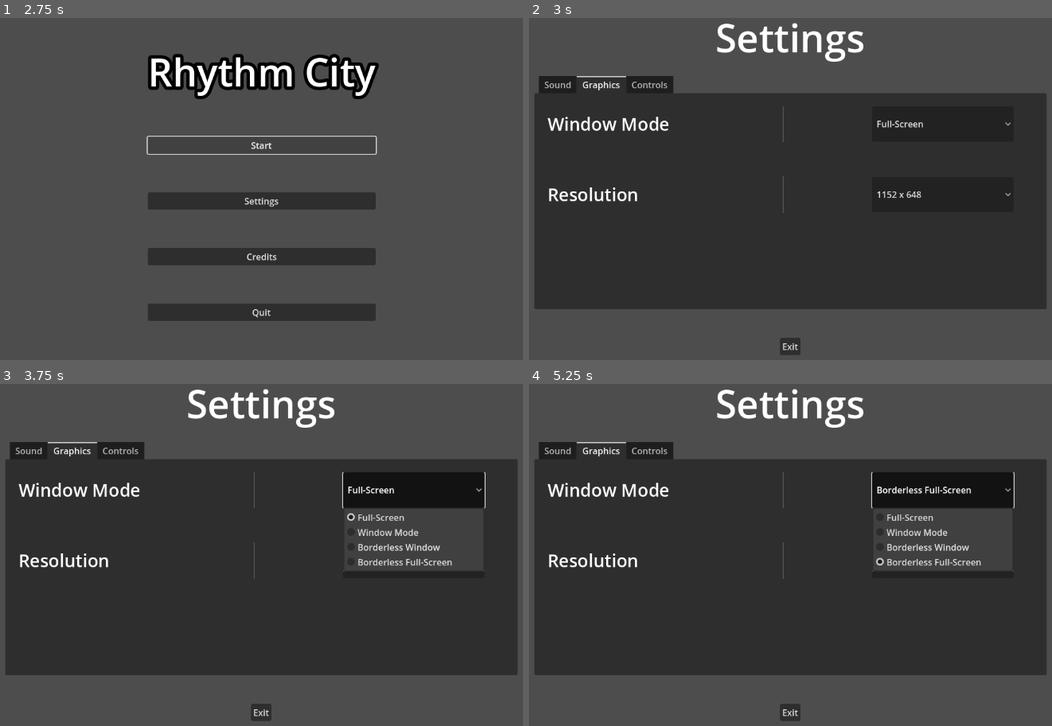
Above: before the commit, frames 1-4 (two rows, left to right).
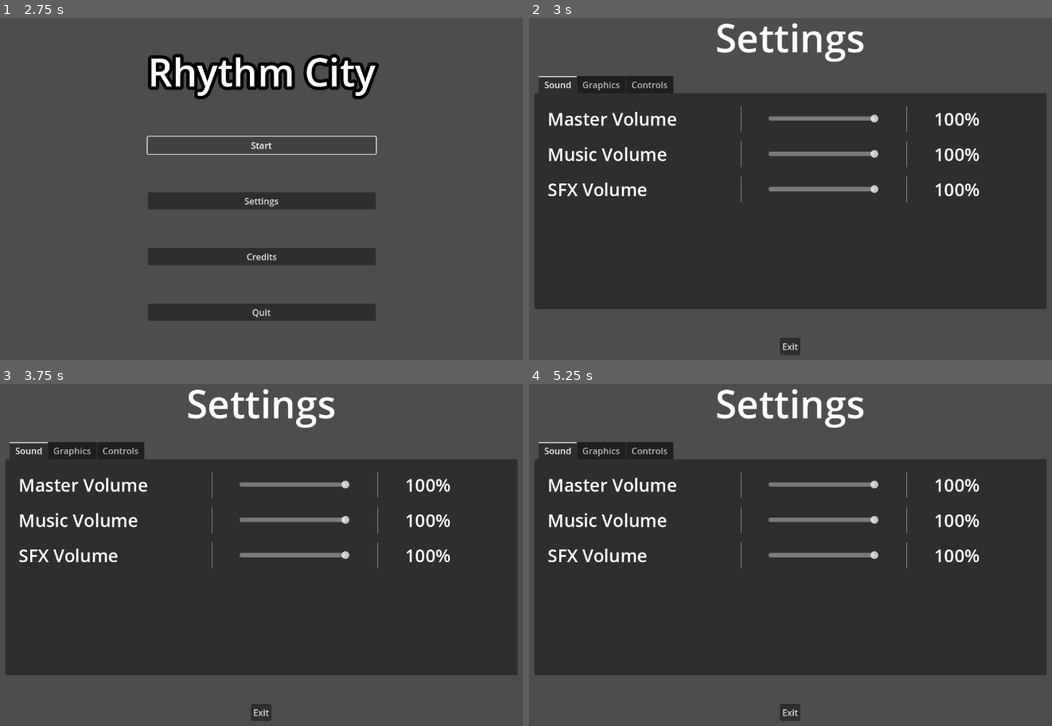
Above: after the commit, the same moments.

Repository: Hawkrex/ProjectRhythmCity-BbqJam25
Game: Godot game, scene res://start-menu.tscn
Same seed, same stepped clock (60 frames per second), same inputs: the game is played once before the commit and once after it. The project has no main scene, so this scene is started directly.
Inputs (mouse positions are in pixels of both pictures, inside the frame that each line leads up to):
- Up to frame 1 (2.75 s): click "Start" at 0.5 s; click "Start" at 1.25 s; click "Start" at 2 s
- Up to frame 2 (3 s): click "Settings" at 2.75 s
- Up to frame 3 (3.75 s): click (413, 490) at 3.5 s, where only the run before the commit has a clickable "Full-Screen"
- Up to frame 4 (5.25 s): click (942, 561) at 4.25 s, where only the run before the commit has a clickable "1152 x 648"; click (942, 490) at 5 s, where only the run before the commit has a clickable "Borderless Full-Screen"

Frame 1 is identical in both runs. In frame 2, 3.5% of the frame differs, in the area x 1-93%, y 16-57%; in frame 3, 6.5%; in frame 4, 6.5%.

Commit message:
Background music + Audio settings
Added a background music to the main menu + Added audio settings and audio buses

Diff:
--- /dev/null
+++ b/GodotProject/Settings/audio_settings_slider.gd
@@ -0,0 +1,35 @@
+extends Control
+
+@onready var audio_name_label: Label = $HBoxContainer/audio_name_label
+@onready var h_slider: HSlider = $HBoxContainer/HSlider
+@onready var audio_num_label: Label = $HBoxContainer/audio_num_label
+
+# allow to choose an audio bus to modify
+@export_enum("Master", "Music", "SFX") var bus_name : String
+
+var bus_index : int = 0
+
+func _ready() -> void:
+	set_name_label_text()
+	get_bus_name_by_index()
+	set_slider_value()
+
+# set the label's name to the bus name
+func set_name_label_text() -> void:
+	audio_name_label.text = str(bus_name) + " Volume"
+
+# set the percentage based on the slider
+func set_audio_num_label_text() -> void:
+	audio_num_label.text = str(h_slider.value * 100) + "%"
+
+# get the bus name
+func get_bus_name_by_index() -> void:
+	bus_index = AudioServer.get_bus_index(bus_name)
+
+func set_slider_value() -> void:
+	h_slider.value = db_to_linear(AudioServer.get_bus_volume_db(bus_index))
+
+# change audio volume when the slider is moved
+func _on_h_slider_value_changed(value: float) -> void:
+	AudioServer.set_bus_volume_db(bus_index, linear_to_db(value))
+	set_audio_num_label_text()
--- /dev/null
+++ b/GodotProject/Settings/audio_settings_slider.tscn
@@ -0,0 +1,46 @@
+[gd_scene load_steps=2 format=3 uid="uid://cmke8vqiat2uv"]
+
+[ext_resource type="Script" path="res://Settings/audio_settings_slider.gd" id="1_0m7k3"]
+
+[node name="audio_settings_slider" type="Control"]
+layout_mode = 3
+anchors_preset = 15
+anchor_right = 1.0
+anchor_bottom = 1.0
+grow_horizontal = 2
+grow_vertical = 2
+script = ExtResource("1_0m7k3")
+bus_name = "Master"
+
+[node name="HBoxContainer" type="HBoxContainer" parent="."]
+layout_mode = 0
+offset_right = 40.0
+offset_bottom = 40.0
+theme_override_constants/separation = 48
+
+[node name="audio_name_label" type="Label" parent="HBoxContainer"]
+custom_minimum_size = Vector2(300, 0)
+layout_mode = 2
+theme_override_font_sizes/font_size = 32
+text = "Master Volume"
+
+[node name="VSeparator" type="VSeparator" parent="HBoxContainer"]
+layout_mode = 2
+
+[node name="HSlider" type="HSlider" parent="HBoxContainer"]
+custom_minimum_size = Vector2(200, 32)
+layout_mode = 2
+size_flags_vertical = 1
+max_value = 1.0
+step = 0.001
+
+[node name="VSeparator2" type="VSeparator" parent="HBoxContainer"]
+layout_mode = 2
+
+[node name="audio_num_label" type="Label" parent="HBoxContainer"]
+custom_minimum_size = Vector2(300, 0)
+layout_mode = 2
+theme_override_font_sizes/font_size = 32
+text = "99,2"
+
+[connection signal="value_changed" from="HBoxContainer/HSlider" to="." method="_on_h_slider_value_changed"]
--- /dev/null
+++ b/GodotProject/default_bus_layout.tres
@@ -0,0 +1,15 @@
+[gd_resource type="AudioBusLayout" format=3 uid="uid://dfegqwd00gv63"]
+
+[resource]
+bus/1/name = &"Music"
+bus/1/solo = false
+bus/1/mute = false
+bus/1/bypass_fx = false
+bus/1/volume_db = 0.0
+bus/1/send = &"Master"
+bus/2/name = &"SFX"
+bus/2/solo = false
+bus/2/mute = false
+bus/2/bypass_fx = false
+bus/2/volume_db = 0.0
+bus/2/send = &"Master"
--- a/GodotProject/settings/hotkeys_rebind_button.tscn
+++ b/GodotProject/settings/hotkeys_rebind_button.tscn
@@ -1,6 +1,6 @@
 [gd_scene load_steps=2 format=3 uid="uid://dat758oilqbv0"]
 
-[ext_resource type="Script" path="res://settings/hotkeys_rebind_button.gd" id="1_abgl4"]
+[ext_resource type="Script" path="res://Settings/hotkeys_rebind_button.gd" id="1_abgl4"]
 
 [node name="hotkey_rebind_buttons" type="Control" groups=["hotkey_button"]]
 layout_mode = 3
--- a/GodotProject/settings/resolution_mode_button.tscn
+++ b/GodotProject/settings/resolution_mode_button.tscn
@@ -1,7 +1,7 @@
 [gd_scene load_steps=3 format=3 uid="uid://diy41guki3v6n"]
 
-[ext_resource type="PackedScene" uid="uid://daks0bulwm4a" path="res://settings/graphic_settings_buttons.tscn" id="1_xq8qo"]
-[ext_resource type="Script" path="res://settings/resolution_mode_button.gd" id="2_x1v4s"]
+[ext_resource type="PackedScene" uid="uid://daks0bulwm4a" path="res://Settings/graphic_settings_buttons.tscn" id="1_xq8qo"]
+[ext_resource type="Script" path="res://Settings/resolution_mode_button.gd" id="2_x1v4s"]
 
 [node name="resolution_mode_button" instance=ExtResource("1_xq8qo")]
 script = ExtResource("2_x1v4s")
--- a/GodotProject/settings/settings_menu.tscn
+++ b/GodotProject/settings/settings_menu.tscn
@@ -1,7 +1,7 @@
 [gd_scene load_steps=3 format=3 uid="uid://bextw70xxibeh"]
 
-[ext_resource type="Script" path="res://settings/settings_menu.gd" id="1_rbiav"]
-[ext_resource type="PackedScene" uid="uid://0anfw5ubyut3" path="res://settings/settings_tabs.tscn" id="2_yymmx"]
+[ext_resource type="Script" path="res://Settings/settings_menu.gd" id="1_rbiav"]
+[ext_resource type="PackedScene" uid="uid://0anfw5ubyut3" path="res://Settings/settings_tabs.tscn" id="2_yymmx"]
 
 [node name="settings_menu" type="Control"]
 layout_mode = 3
--- a/GodotProject/settings/settings_tabs.tscn
+++ b/GodotProject/settings/settings_tabs.tscn
@@ -1,8 +1,9 @@
-[gd_scene load_steps=4 format=3 uid="uid://0anfw5ubyut3"]
+[gd_scene load_steps=5 format=3 uid="uid://0anfw5ubyut3"]
 
-[ext_resource type="PackedScene" uid="uid://dat758oilqbv0" path="res://settings/hotkeys_rebind_button.tscn" id="1_mmvfr"]
-[ext_resource type="PackedScene" uid="uid://bp5jauj3wcdaa" path="res://settings/windows_mode_button.tscn" id="1_qa8kl"]
-[ext_resource type="PackedScene" uid="uid://diy41guki3v6n" path="res://settings/resolution_mode_button.tscn" id="2_3npbx"]
+[ext_resource type="PackedScene" uid="uid://dat758oilqbv0" path="res://Settings/hotkeys_rebind_button.tscn" id="1_mmvfr"]
+[ext_resource type="PackedScene" uid="uid://bp5jauj3wcdaa" path="res://Settings/windows_mode_button.tscn" id="1_qa8kl"]
+[ext_resource type="PackedScene" uid="uid://cmke8vqiat2uv" path="res://Settings/audio_settings_slider.tscn" id="1_tu0k2"]
+[ext_resource type="PackedScene" uid="uid://diy41guki3v6n" path="res://Settings/resolution_mode_button.tscn" id="2_3npbx"]
 
 [node name="settings_tabs" type="Control"]
 layout_mode = 3
@@ -24,10 +25,9 @@
 grow_horizontal = 2
 grow_vertical = 2
 size_flags_vertical = 8
-current_tab = 1
+current_tab = 0
 
 [node name="Sound" type="TabBar" parent="TabContainer"]
-visible = false
 layout_mode = 2
 metadata/_tab_index = 0
 
@@ -43,31 +43,26 @@
 theme_override_constants/margin_right = 24
 theme_override_constants/margin_bottom = 24
 
-[node name="VBoxContainer" type="VBoxContainer" parent="TabContainer/Sound/MarginContainer"]
+[node name="ScrollContainer" type="ScrollContainer" parent="TabContainer/Sound/MarginContainer"]
+layout_mode = 2
+
+[node name="VBoxContainer" type="VBoxContainer" parent="TabContainer/Sound/MarginContainer/ScrollContainer"]
 layout_mode = 2
 theme_override_constants/separation = 64
 
-[node name="Label" type="Label" parent="TabContainer/Sound/MarginContainer/VBoxContainer"]
+[node name="audio_settings_slider" parent="TabContainer/Sound/MarginContainer/ScrollContainer/VBoxContainer" instance=ExtResource("1_tu0k2")]
 layout_mode = 2
-text = "test"
 
-[node name="Label2" type="Label" parent="TabContainer/Sound/MarginContainer/VBoxContainer"]
+[node name="audio_settings_slider2" parent="TabContainer/Sound/MarginContainer/ScrollContainer/VBoxContainer" instance=ExtResource("1_tu0k2")]
 layout_mode = 2
-text = "test"
+bus_name = "Music"
 
-[node name="Label3" type="Label" parent="TabContainer/Sound/MarginContainer/VBoxContainer"]
+[node name="audio_settings_slider3" parent="TabContainer/Sound/MarginContainer/ScrollContainer/VBoxContainer" instance=ExtResource("1_tu0k2")]
 layout_mode = 2
-text = "test"
-
-[node name="Label4" type="Label" parent="TabContainer/Sound/MarginContainer/VBoxContainer"]
-layout_mode = 2
-text = "test"
-
-[node name="Label5" type="Label" parent="TabContainer/Sound/MarginContainer/VBoxContainer"]
-layout_mode = 2
-text = "test"
+bus_name = "SFX"
 
 [node name="Graphics" type="TabBar" parent="TabContainer"]
+visible = false
 layout_mode = 2
 metadata/_tab_index = 1
 
--- a/GodotProject/settings/windows_mode_button.tscn
+++ b/GodotProject/settings/windows_mode_button.tscn
@@ -1,7 +1,7 @@
 [gd_scene load_steps=3 format=3 uid="uid://bp5jauj3wcdaa"]
 
-[ext_resource type="PackedScene" uid="uid://daks0bulwm4a" path="res://settings/graphic_settings_buttons.tscn" id="1_rtlr8"]
-[ext_resource type="Script" path="res://settings/windows_mode_button.gd" id="2_xb1vn"]
+[ext_resource type="PackedScene" uid="uid://daks0bulwm4a" path="res://Settings/graphic_settings_buttons.tscn" id="1_rtlr8"]
+[ext_resource type="Script" path="res://Settings/windows_mode_button.gd" id="2_xb1vn"]
 
 [node name="windows_mode_button" instance=ExtResource("1_rtlr8")]
 script = ExtResource("2_xb1vn")
--- a/GodotProject/start-menu.tscn
+++ b/GodotProject/start-menu.tscn
@@ -1,7 +1,8 @@
-[gd_scene load_steps=3 format=3 uid="uid://c04xdunmgufdk"]
+[gd_scene load_steps=4 format=3 uid="uid://c04xdunmgufdk"]
 
 [ext_resource type="Script" path="res://start_menu.gd" id="1_4ggv1"]
-[ext_resource type="PackedScene" uid="uid://bextw70xxibeh" path="res://settings/settings_menu.tscn" id="2_0lvmj"]
+[ext_resource type="PackedScene" uid="uid://bextw70xxibeh" path="res://Settings/settings_menu.tscn" id="2_0lvmj"]
+[ext_resource type="AudioStream" uid="uid://d26qveem5d0tv" path="res://Assets/Music/Time to business, guys.mp3" id="3_faeyr"]
 
 [node name="start-menu" type="Control"]
 layout_mode = 3
@@ -68,6 +69,12 @@
 visible = false
 layout_mode = 1
 
+[node name="music_stream_player" type="AudioStreamPlayer" parent="."]
+stream = ExtResource("3_faeyr")
+autoplay = true
+bus = &"Music"
+parameters/looping = true
+
 [connection signal="pressed" from="MarginContainer/VBoxContainer/start_button" to="." method="_on_start_button_pressed"]
 [connection signal="pressed" from="MarginContainer/VBoxContainer/settings_button" to="." method="_on_settings_button_pressed"]
 [connection signal="pressed" from="MarginContainer/VBoxContainer/credits_button" to="." method="_on_credits_button_pressed"]
Not shown, added: GodotProject/Assets/Music/Time to business, guys.mp3.import
Not shown, added: GodotProject/Assets/Music/Time to business, guys.mp3
